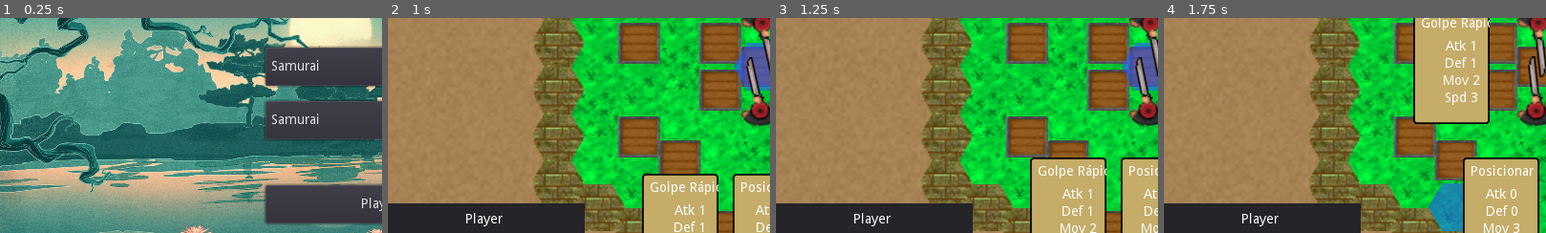
Above: before the commit, frames 1-4 (left to right).
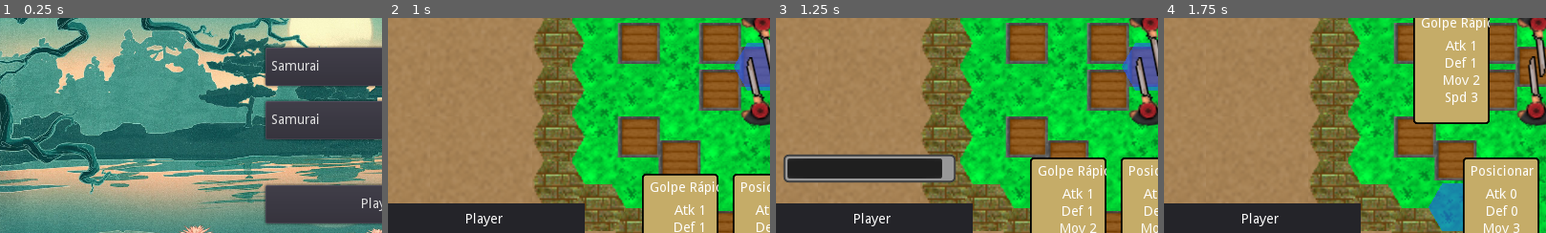
Above: after the commit, the same moments.

Repository: AndreMicheletti/samurai-hex-game
Game: Godot game, scene res://scenes/TitleScreen.tscn
Two runs of this game, one before a commit and one after it. Both use one fixed random seed, a clock stepped at 60 frames per second and the inputs below.
Inputs (mouse positions are % of the whole screen's width and height, from its top left):
- Up to frame 1 (0.25 s): no input
- Up to frame 2 (1 s): click "Play" at 0.5 s
- Up to frame 3 (1.25 s): no input
- Up to frame 4 (1.75 s): move the mouse to (39, 84) at 1.27 s; click (39, 84) at 1.42 s
The pictures show only the part of the screen within x 1-51%, y 39-89%; the shares and areas given below are measured in that part.

Frames 1-2 are identical in both runs. In frame 3, 5.8% of the frame differs, in the area x 2-47%, y 63-77%; in frame 4, nothing differs.

Commit message:
added timer for choose card

Diff:
--- a/scenes/gui/GameUI.tscn
+++ b/scenes/gui/GameUI.tscn
@@ -1,5 +1,6 @@
-[gd_scene load_steps=3 format=2]
-
+[gd_scene load_steps=4 format=2]
+
+[ext_resource path="res://scenes/gui/TurnTimer.tscn" type="PackedScene" id=1]
 [ext_resource path="res://scripts/GameUI.gd" type="Script" id=2]
 [ext_resource path="res://scenes/gui/Deck.tscn" type="PackedScene" id=3]
 
@@ -133,6 +134,12 @@
 margin_right = 85.0
 margin_bottom = 125.0
 mouse_filter = 2
+
+[node name="TurnTimer" parent="Screen/Player1" instance=ExtResource( 1 )]
+margin_left = -379.802
+margin_top = 94.0933
+margin_right = -204.802
+margin_bottom = 120.093
 
 [node name="Player2" type="Control" parent="Screen"]
 anchor_right = 1.0
--- /dev/null
+++ b/scenes/gui/TurnTimer.tscn
@@ -0,0 +1,51 @@
+[gd_scene load_steps=3 format=2]
+
+[ext_resource path="res://scripts/TurnTimer.gd" type="Script" id=1]
+
+[sub_resource type="StyleBoxFlat" id=2]
+border_width_left = 2
+border_width_top = 2
+border_width_right = 2
+border_width_bottom = 2
+border_color = Color( 0.254902, 0.254902, 0.254902, 1 )
+corner_radius_top_left = 5
+corner_radius_top_right = 5
+corner_radius_bottom_right = 5
+corner_radius_bottom_left = 5
+
+[node name="TurnTimer" type="Control"]
+anchor_left = 0.5
+anchor_top = 0.5
+anchor_right = 0.5
+anchor_bottom = 0.5
+margin_left = -87.5
+margin_top = -13.0
+margin_right = 87.5
+margin_bottom = 13.0
+mouse_filter = 2
+script = ExtResource( 1 )
+__meta__ = {
+"_edit_use_anchors_": false
+}
+
+[node name="ProgressBar" type="ProgressBar" parent="."]
+anchor_left = 0.5
+anchor_top = 0.5
+anchor_right = 0.5
+anchor_bottom = 0.5
+margin_left = -90.0
+margin_top = -14.5
+margin_right = 90.0
+margin_bottom = 14.5
+custom_styles/bg = SubResource( 2 )
+max_value = 5.0
+step = 0.01
+percent_visible = false
+__meta__ = {
+"_edit_use_anchors_": false
+}
+
+[node name="Timer" type="Timer" parent="."]
+wait_time = 5.0
+one_shot = true
+[connection signal="timeout" from="Timer" to="." method="_on_timeout"]
--- a/scripts/Game.gd
+++ b/scripts/Game.gd
@@ -51,6 +51,7 @@
 	# game_ui.connect("card_pressed", self, "play_phase")
 	player.connect("character_hit", game_ui, "update_health_counter")
 	enemy.connect("character_hit", game_ui, "update_health_counter")
+	game_ui.turn_time.connect("timeout", self, "on_turn_timeout")
 
 func init_game():
 	draw_phase()
@@ -79,6 +80,7 @@
 	state = Phase.CHOOSE
 	emit_signal("changed_state", Phase.CHOOSE)
 	enemy.choose_card()
+	game_ui.turn_time.start()
 
 func play_phase():
 	if state != Phase.CHOOSE:
@@ -86,6 +88,7 @@
 	print("\n*********************** PLAY PHASE")
 	state = Phase.PLAY
 	emit_signal("changed_state", Phase.PLAY)
+	game_ui.turn_time.stop()
 
 	# DETERMINE TURN ORDER
 	var turn_order = compare_cards()
@@ -205,6 +208,13 @@
 			else:
 				return [enemy, player]
 
+func on_turn_timeout():
+	if state == Phase.CHOOSE:
+		randomize()
+		var idx = randi() % player.hand.size()
+		player.select_card(idx)
+		game_ui.remove_player_card(idx)
+
 func on_player_selected_card(_card):
 	play_phase()
 
--- a/scripts/GameUI.gd
+++ b/scripts/GameUI.gd
@@ -16,6 +16,8 @@
 
 onready var player_deck = $Screen/Player1/Deck/Deck
 onready var enemy_deck = $Screen/Player2/Deck/Deck
+
+onready var turn_time = $Screen/Player1/TurnTimer
 
 signal card_pressed
 
@@ -70,6 +72,9 @@
 	if game.state == game.Phase.CHOOSE:
 		emit_signal("card_pressed", node.card_resource)
 		player_cards.remove_child(node)
+
+func remove_player_card(idx):
+	player_cards.remove_child(player_cards.get_child(idx))
 
 func show_cards():
 	$Tween.interpolate_property(
@@ -150,6 +155,11 @@
 	# disable click for all cards
 	for card in player_cards.get_children():
 		card.enabled = false
+	player_cards.visible = false
+	player_center_card.visible = false
+	enemy_cards.visible = false
+	enemy_center_card.visible = false
+	turn_time.stop()
 	# show game over panel
 	$Screen/GameOver.visible = true
 	$Screen/GameOver/VBox/Top/VBox/Message.text = message
--- a/scripts/Highlight.gd
+++ b/scripts/Highlight.gd
@@ -19,9 +19,6 @@
 		character.connect("turn_ended", self, "update_visible")
 	game.connect("changed_state", self, "on_game_state_changed")
 
-func _process(delta):
-	pass
-
 func on_game_state_changed(state):
 	if state != game.Phase.PLAY:
 		visible = false
--- /dev/null
+++ b/scripts/TurnTimer.gd
@@ -0,0 +1,31 @@
+extends Control
+
+const TIME = 3
+
+onready var timer = $Timer
+onready var progress = $ProgressBar
+
+signal timeout
+
+func _ready():
+	progress.value = TIME
+	progress.visible = false
+	progress.max_value = TIME
+	timer.wait_time = TIME
+
+func start():
+	timer.start()
+	progress.visible = true
+
+func stop():
+	timer.stop()
+	progress.value = TIME
+	progress.visible = false
+
+func _process(delta):
+	if not timer.is_stopped():
+		progress.value = timer.time_left
+
+func _on_timeout():
+	stop()
+	emit_signal("timeout")
